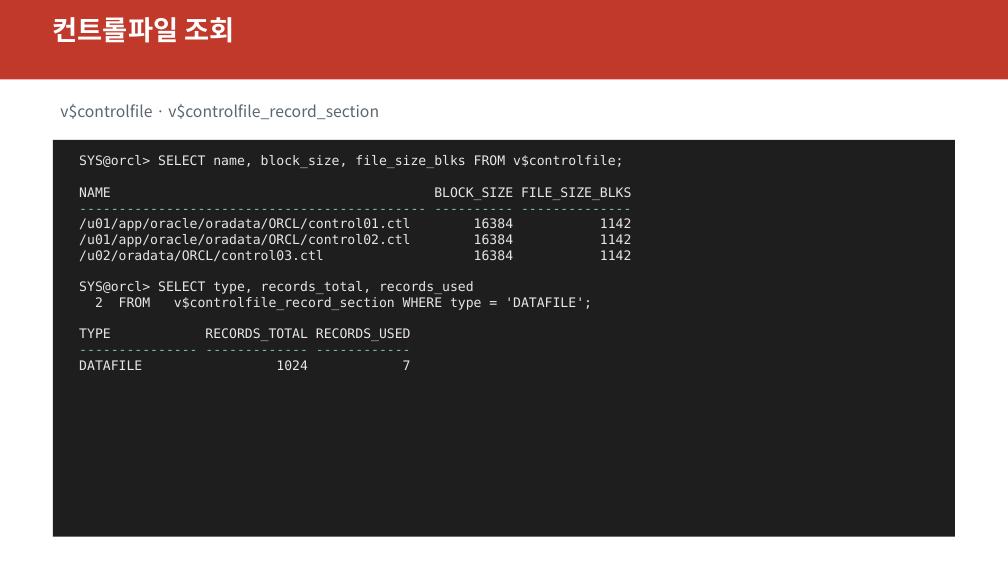
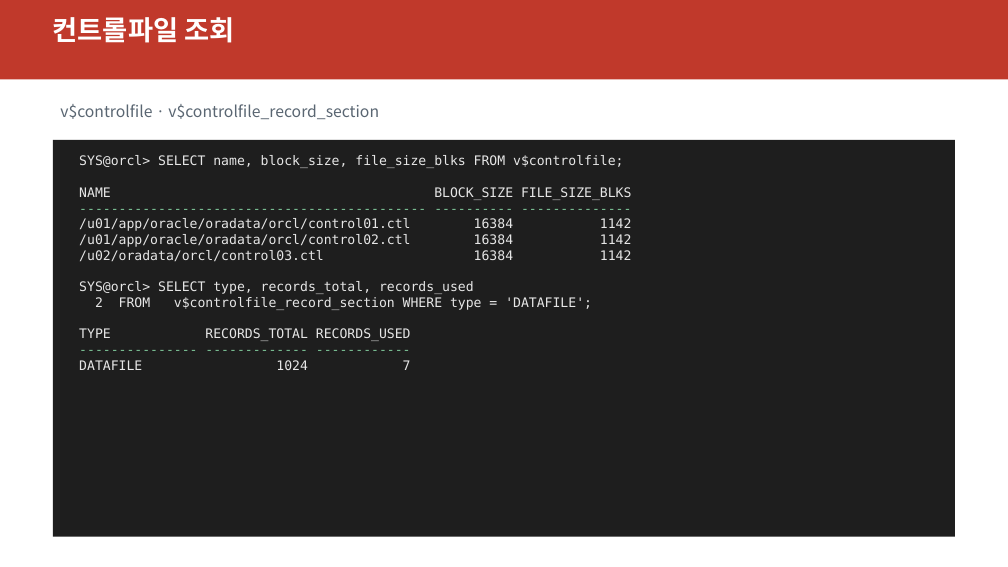
Before and after one commit to elpisk/OracleManual, a slide deck: slide 6 of BACKUP&RECOVERY/06장/06장_NOARCHIVELOG_복구_컨트롤파일_장애.pptx. Drawn at 1008x567 pixels with LibreOffice and Linux fonts; fonts in the diff are those of the drawing. Boxes give left, top, right and bottom in pixels: in the first picture for what was removed or moved away, otherwise in the second. Text is boxed around its words. In the diff, an @@ line names an element or a change of style, - is before the commit and + after.

```diff
--- a/BACKUP&RECOVERY/06장/06장_NOARCHIVELOG_복구_컨트롤파일_장애.pptx
+++ b/BACKUP&RECOVERY/06장/06장_NOARCHIVELOG_복구_컨트롤파일_장애.pptx
@@ text at (x1=79, y1=218, x2=632, y2=262): text changed @@
-/u01/app/oracle/oradata/ORCL/control01.ctl 16384 1142
-/u01/app/oracle/oradata/ORCL/control02.ctl 16384 1142
-/u02/oradata/ORCL/control03.ctl 16384 1142
+/u01/app/oracle/oradata/orcl/control01.ctl 16384 1142
+/u01/app/oracle/oradata/orcl/control02.ctl 16384 1142
+/u02/oradata/orcl/control03.ctl 16384 1142
```
Also in this commit, not shown: 6 other slides changed, 55 other files.
